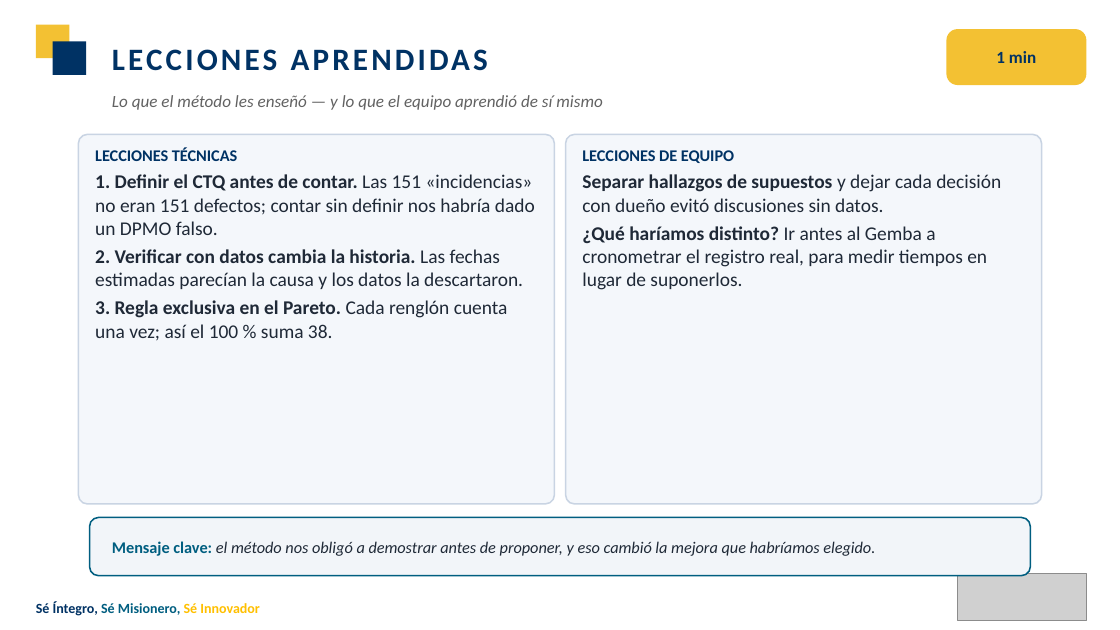
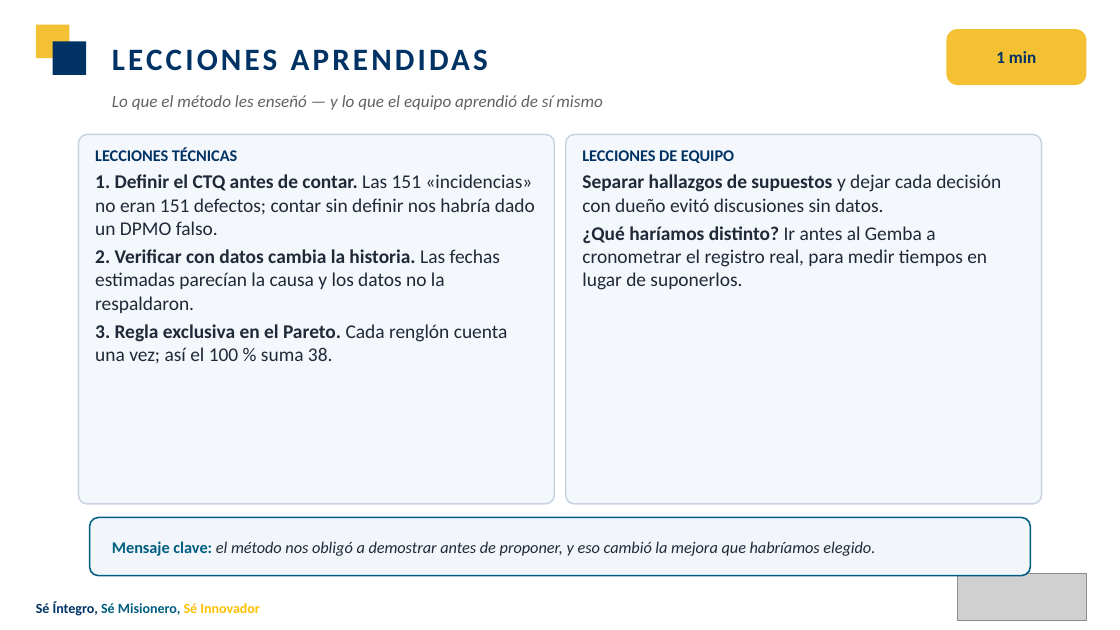
Before and after one commit to Nunclear/hidrocom-mejora-procesos-u3, a slide deck: slide 12 of 04_Producto_Final/U3_Presentacion_HIDROCOM.pptx. Drawn at 1120x630 pixels with LibreOffice and Linux fonts; fonts in the diff are those of the drawing; grey boxes stand for pictures. Boxes give left, top, right and bottom in pixels: in the first picture for what was removed or moved away, otherwise in the second. Text is boxed around its words. In the diff, an @@ line names an element or a change of style, - is before the commit and + after.

```diff
--- a/04_Producto_Final/U3_Presentacion_HIDROCOM.pptx
+++ b/04_Producto_Final/U3_Presentacion_HIDROCOM.pptx
@@ text at (95, 249, 500, 313): text changed @@
-2. Verificar con datos cambia la historia. Las fechas estimadas parecían la causa y los datos la descartaron.
+2. Verificar con datos cambia la historia. Las fechas estimadas parecían la causa y los datos no la respaldaron.
```
Also in this commit, not shown: 4 other slides changed, 5 other files.
